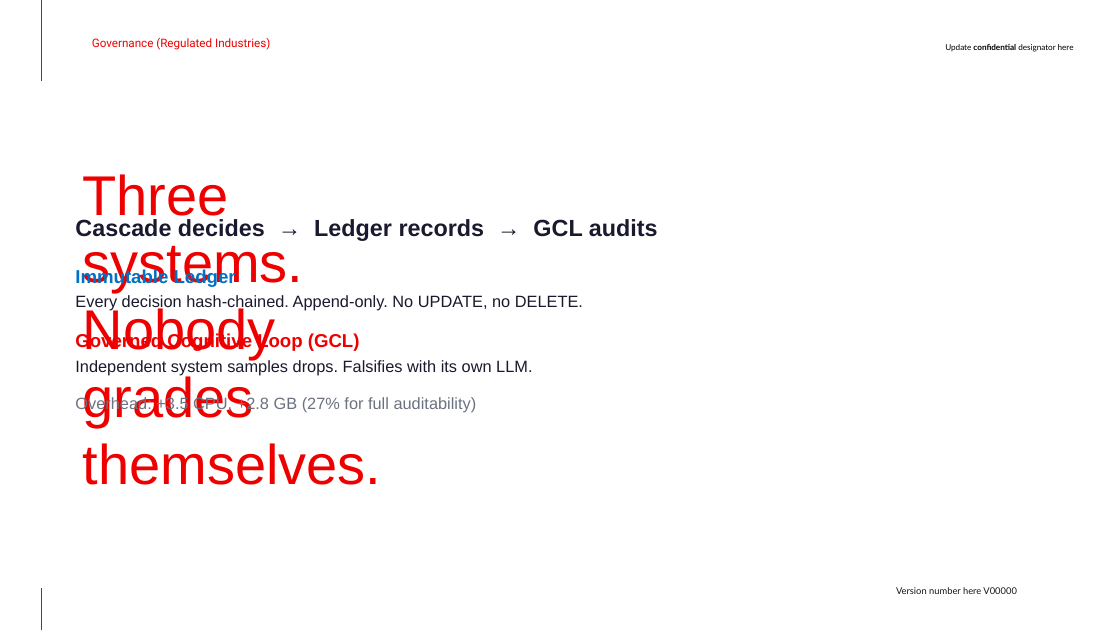
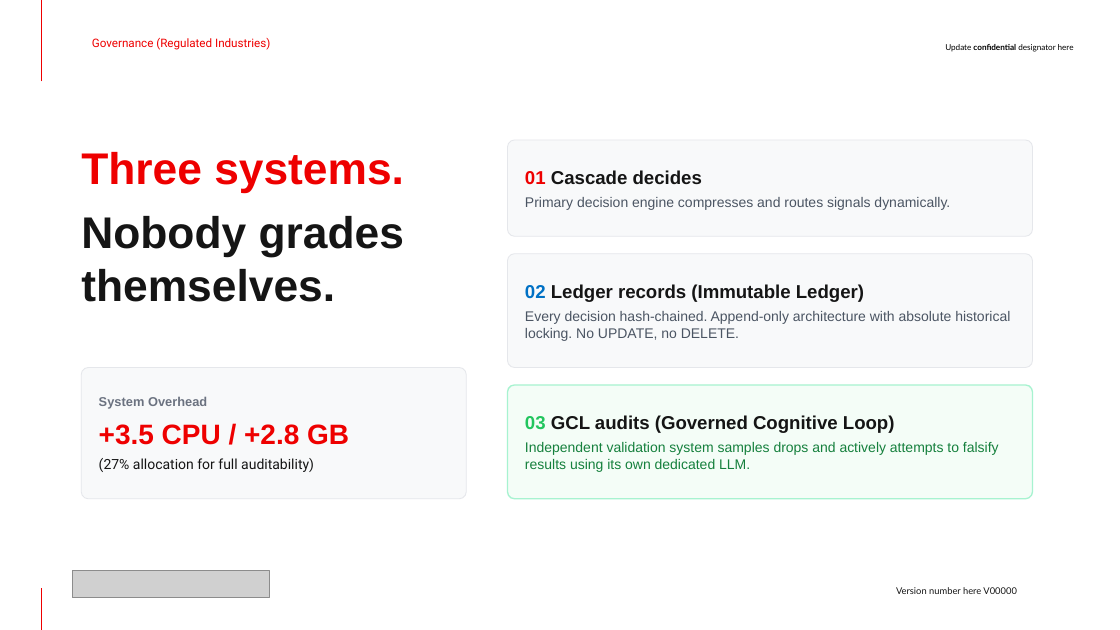
Before and after one commit to jkershawrh/cascade-compression, a slide deck: slide 9 of docs/Cascade-Compression-Whitepaper-Deck.pptx. Drawn at 1120x630 pixels with LibreOffice and Linux fonts; fonts in the diff are those of the drawing; grey boxes stand for pictures; background and template pictures are left out. Boxes give left, top, right and bottom in pixels: in the first picture for what was removed or moved away, otherwise in the second. Text is boxed around its words. In the diff, an @@ line names an element or a change of style, - is before the commit and + after.

```diff
--- a/docs/Cascade-Compression-Whitepaper-Deck.pptx
+++ b/docs/Cascade-Compression-Whitepaper-Deck.pptx
@@ rounded rectangle added at (507,140,1033,237), fill #F8F9FA, outline #E5E7EB 0.75 pt @@
@@ text at (81,152,404,302): text changed; size 48 to 38 pt; text colour #EE0000 to #151515; bold on @@
-Three systems. Nobody grades themselves.
+Three systems.
+Nobody grades themselves.
@@ text added at (525,170,950,210), 12 pt, text #4B5563 @@
+01 Cascade decides
+Primary decision engine compresses and routes signals dynamically.
@@ text removed at (75,219,658,413) @@
-Cascade decides → Ledger records → GCL audits
-Immutable Ledger
-Every decision hash-chained. Append-only. No UPDATE, no DELETE.
-Governed Cognitive Loop (GCL)
-Independent system samples drops. Falsifies with its own LLM.
-Overhead: +3.5 CPU, +2.8 GB (27% for full auditability)
@@ rounded rectangle added at (507,254,1033,367), fill #F8F9FA, outline #E5E7EB 0.75 pt @@
@@ text added at (525,284,1010,341), 12 pt, text #4B5563 @@
+02 Ledger records (Immutable Ledger)
+Every decision hash-chained. Append-only architecture with absolute historical locking. No UPDATE, no DELETE.
@@ rounded rectangle added at (82,368,466,499), fill #F8F9FA, outline #E5E7EB 0.75 pt @@
@@ rounded rectangle added at (507,385,1033,498), fill #F4FDF7, outline #A7F3D0 1.13 pt @@
@@ text added at (99,396,349,472), 12 pt, text #151515 @@
+System Overhead
++3.5 CPU / +2.8 GB
+(27% allocation for full auditability)
@@ text added at (525,415,999,472), 12 pt, text #15803D @@
+03 GCL audits (Governed Cognitive Loop)
+Independent validation system samples drops and actively attempts to falsify results using its own dedicated LLM.
@@ picture added at (72,571,270,597) @@
```
Also in this commit, not shown: 9 other slides changed, 1 slide added, 1 slide removed.
